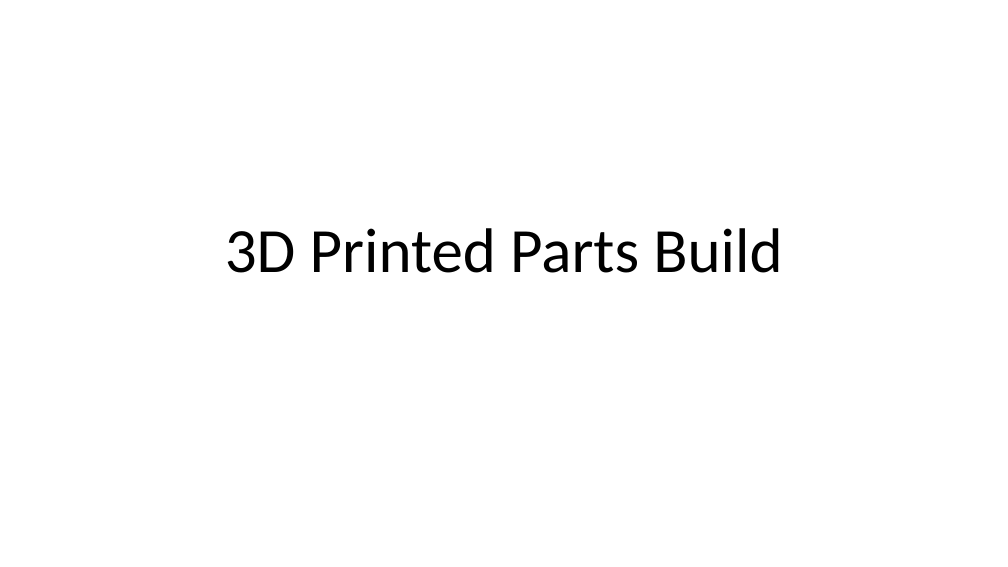
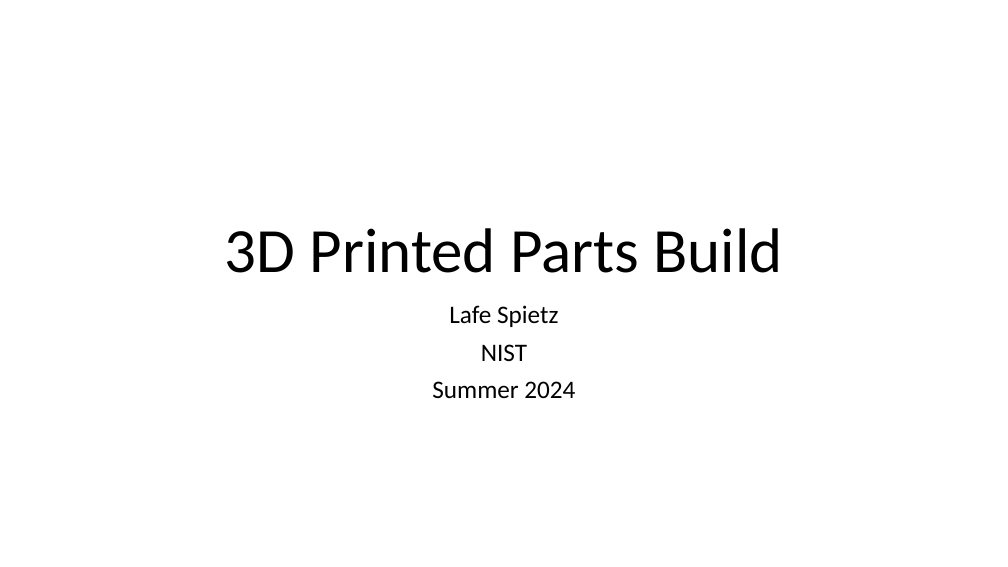
Before and after one commit to lafefspietz/MEMSduino, a slide deck: slide 1 of builds/build-3dprinted-parts.pptx. Drawn at 1008x567 pixels with LibreOffice and Linux fonts; fonts in the diff are those of the drawing. Boxes give left, top, right and bottom in pixels: in the first picture for what was removed or moved away, otherwise in the second. Text is boxed around its words. In the diff, an @@ line names an element or a change of style, - is before the commit and + after.

Commit message:
adding more build documentation

```diff
--- a/builds/build-3dprinted-parts.pptx
+++ b/builds/build-3dprinted-parts.pptx
@@ subtitle added at <box>432,305,575,398</box>, 24 pt, text #000000 @@
+Lafe Spietz
+NIST
+Summer 2024
```
Also in this commit, not shown: 1 other slide changed, 10 other files.
